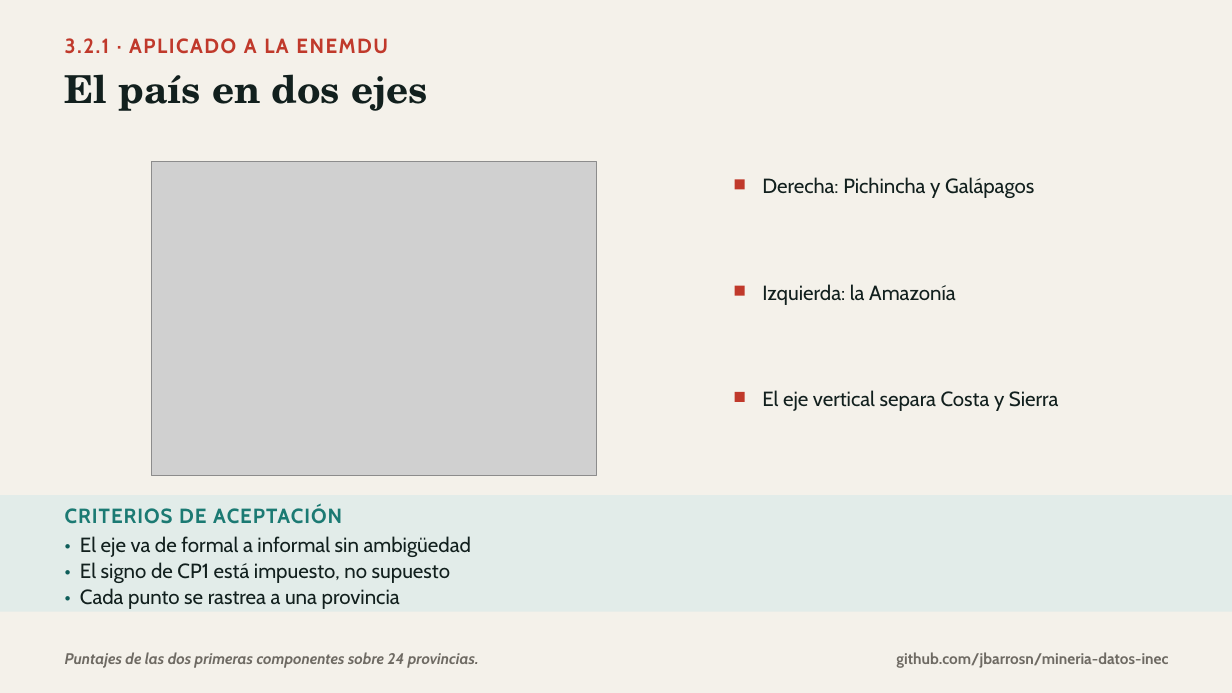
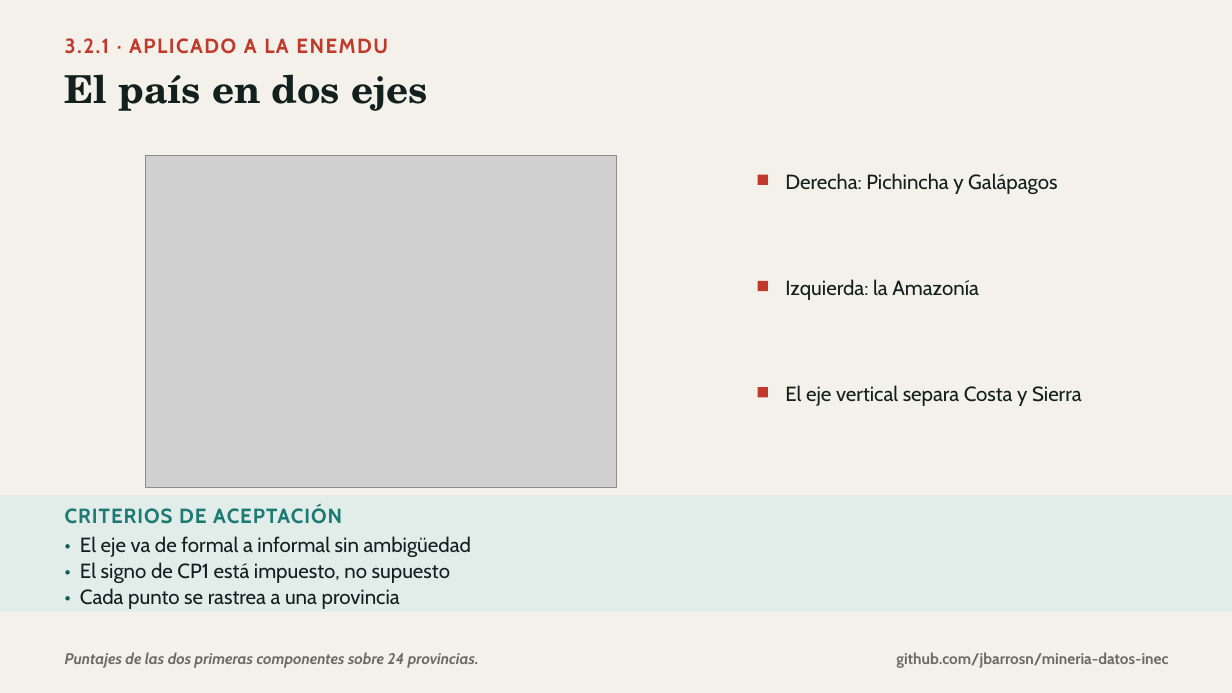
Before and after one commit to jbarrosn/mineria-datos-inec, a slide deck: slide 8 of docs/diapositivas/02_multivariante.pptx. Drawn at 1232x693 pixels with LibreOffice and Linux fonts; fonts in the diff are those of the drawing; grey boxes stand for pictures. Boxes give left, top, right and bottom in pixels: in the first picture for what was removed or moved away, otherwise in the second. Text is boxed around its words. In the diff, an @@ line names an element or a change of style, - is before the commit and + after.

```diff
--- a/docs/diapositivas/02_multivariante.pptx
+++ b/docs/diapositivas/02_multivariante.pptx
@@ picture: place and size @@
-picture at (152, 162, 597, 476)
+picture at (145, 155, 616, 488)
@@ 3 rectangles: place and size @@
-3 rectangles at (735, 179, 745, 402)
+3 rectangles at (758, 175, 768, 397)
@@ text "Derecha: Pichincha y Galápagos": place and size @@
-text "Derecha: Pichincha y Galápagos" at (762, 177, 1034, 198)
+text "Derecha: Pichincha y Galápagos" at (785, 173, 1057, 194)
@@ text "Izquierda: la Amazonía": place and size @@
-text "Izquierda: la Amazonía" at (762, 284, 956, 305)
+text "Izquierda: la Amazonía" at (785, 279, 979, 300)
@@ text "El eje vertical separa Costa ...": place and size @@
-text "El eje vertical separa Costa ..." at (762, 390, 1059, 411)
+text "El eje vertical separa Costa ..." at (785, 385, 1082, 406)
```
Also in this commit, not shown: 2 other slides changed, 14 other files.
